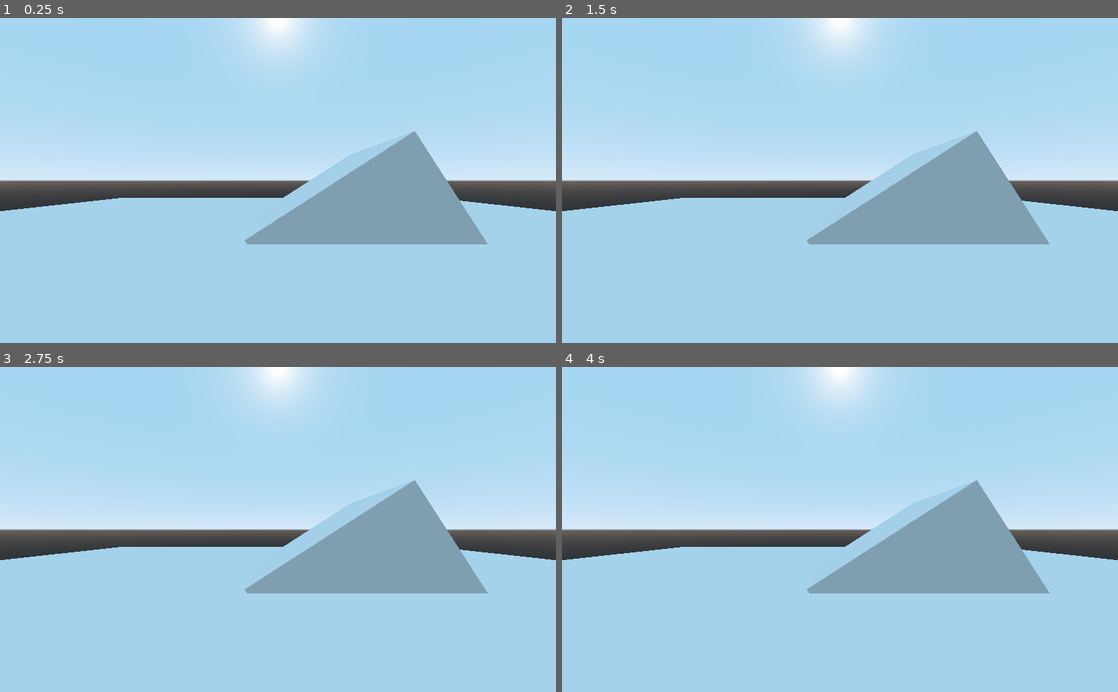
Above: before the commit, frames 1-4 (two rows, left to right).
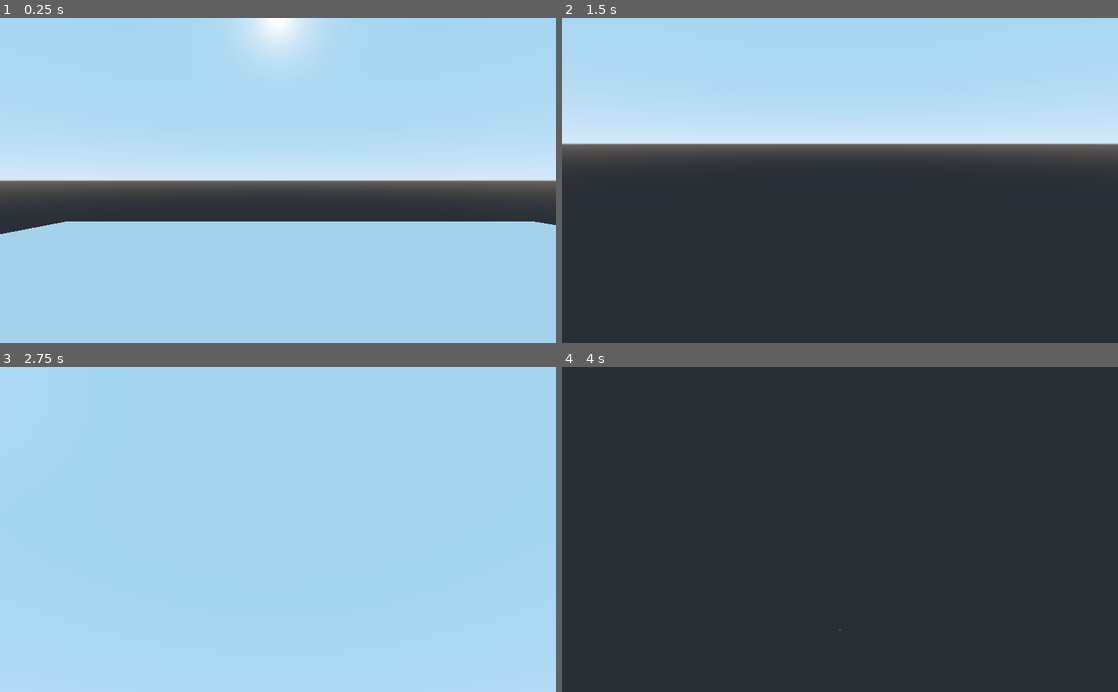
Above: after the commit, the same moments.

Repository: caioteixeiraa/comp-grafica-portais
Game: Godot game, scene res://Test3d.tscn
The game is run twice, just before and just after one commit, with the same random seed, the same clock (stepped at 60 frames per second) and the same inputs. Before the commit the project has no main scene; this scene is started directly in both runs.
Inputs (mouse positions are in pixels of both pictures, inside the frame that each line leads up to):
- Up to frame 1 (0.25 s): no input
- Up to frame 2 (1.5 s): tap Enter (resume, bound only after the commit) at 0.5, 0.6, 1.35 s; move the mouse to (962, 164) at 0.52 s; hold D (move_right, bound only after the commit) 0.53-1.28 s; move the mouse to (728, 196) at 1.27 s; hold S (move_backward, bound only after the commit) from 1.28 s (still down)
- Up to frame 3 (2.75 s): tap R (restart, bound only after the commit) at 2 s; move the mouse to (333, 458) at 2.02 s; release S (move_backward, bound only after the commit) at 2.03 s; hold D (move_right, bound only after the commit) from 2.03 s (still down); tap Enter (resume, bound only after the commit) at 2.1 s
- Up to frame 4 (4 s): tap R (restart, bound only after the commit) at 2.75 s; move the mouse to (812, 594) at 2.77 s; release D (move_right, bound only after the commit) at 2.78 s; hold W (move_forward, bound only after the commit) 2.78-3.53 s; tap Enter (resume, bound only after the commit) at 2.85, 3.6 s; move the mouse to (1006, 578) at 3.52 s; hold A (move_left, bound only after the commit) from 3.53 s (still down)

The runs differ from the first frame. In frame 1, 13% of the frame differs, in the area x 0-100%, y 34-70%; in frame 2, 63%; in frame 3, 21%; in frame 4, 98%, in the area x 0-100%, y 0-100%.

Commit message:
Add player movement script. It falls through the floor for some reason

Diff:
--- /dev/null
+++ b/Portal3/PlayerBody.gd
@@ -0,0 +1,128 @@
+extends KinematicBody
+
+# Camera control variables
+var camera_angle = 0
+var mouse_sensitivity = 0.3
+
+# Player movement variables
+var velocity = Vector3()
+var direction = Vector3()
+
+
+# flying vars
+const FLY_MAX_SPEED = 40
+const FLY_ACCEL = 4
+
+# walking vars
+var gravity = -9.8 * 3
+const MAX_SPEED = 20
+const MAX_RUNNING_SPEED = 30
+const ACCEL = 2
+const DEACCEL = 6
+
+# jumping
+const JUMP_VERTICAL_SPEED = 10
+
+
+# Called when the node enters the scene tree for the first time.
+func _ready():
+	pass # Replace with function body.
+
+func _physics_process(delta):
+	walk(delta)
+
+
+func walk(delta):
+	# reset player's direction
+	direction = Vector3()
+
+	# get the rotation of the camera
+	var aim = $PlayerHead/Camera.get_camera_transform().basis
+
+	# check input then change direction
+	if Input.is_action_pressed("move_forward"):
+		direction -= aim.z
+	if Input.is_action_pressed("move_backward"):
+		direction += aim.z
+	if Input.is_action_pressed("move_left"):
+		direction -= aim.x
+	if Input.is_action_pressed("move_right"):
+		direction += aim.x
+
+	direction = direction.normalized()
+
+	velocity.y += gravity * delta
+	var temp_velocity = velocity
+	temp_velocity.y = 0
+
+	var speed
+	if (Input.is_action_pressed("run")):
+		speed = MAX_RUNNING_SPEED
+	else:
+		speed = MAX_SPEED
+
+	# where to go when at max speed
+	var target = direction * speed
+
+	var acceleration
+	if direction.dot(temp_velocity) > 0:
+		acceleration = ACCEL
+	else:
+		acceleration = DEACCEL
+
+	# calculate a the distance to go in this frame
+	temp_velocity = temp_velocity.linear_interpolate(target, acceleration * delta)
+
+	velocity.x = temp_velocity.x
+	velocity.z = temp_velocity.z
+
+	#move
+	velocity = move_and_slide(velocity, Vector3(0, 1, 0))
+
+
+
+func _input(event):
+	# Camera control input
+	if event is InputEventMouseMotion:
+		$PlayerHead.rotate_y(deg2rad(-event.relative.x * mouse_sensitivity))
+		var change = -event.relative.y * mouse_sensitivity
+		var new_camera_angle = change + camera_angle
+		if (new_camera_angle < 90 and new_camera_angle > -90):
+			$PlayerHead/Camera.rotate_x(deg2rad(change))
+			camera_angle += change
+		else:
+			if (new_camera_angle > 90):
+				$PlayerHead/Camera.rotate_x(deg2rad(90 - camera_angle))
+				camera_angle = 90
+			if (new_camera_angle < -90):
+				$PlayerHead/Camera.rotate_x(deg2rad(-90 - camera_angle))
+				camera_angle = -90
+
+
+func fly(delta):
+	# reset player's direction
+	direction = Vector3()
+
+	# get the rotation of the camera
+	var aim = $PlayerHead/Camera.get_camera_transform().basis
+
+	# check input then change direction
+	if Input.is_action_pressed("move_forward"):
+		direction -= aim.z
+	if Input.is_action_pressed("move_backward"):
+		direction += aim.z
+	if Input.is_action_pressed("move_left"):
+		direction -= aim.x
+	if Input.is_action_pressed("move_right"):
+		direction += aim.x
+
+	direction = direction.normalized()
+
+	# where player would go if he is at max speed
+	var target = direction * FLY_MAX_SPEED
+
+	# calculate the speed to run on this frame
+	velocity = velocity.linear_interpolate(target, FLY_ACCEL * delta)
+
+	# move
+	move_and_slide(velocity)
--- /dev/null
+++ b/Portal3/Root.gd
@@ -0,0 +1,28 @@
+extends Spatial
+
+
+# Declare member variables here. Examples:
+# var a = 2
+# var b = "text"
+
+
+# Called when the node enters the scene tree for the first time.
+func _ready():
+	Input.set_mouse_mode(Input.MOUSE_MODE_CAPTURED)
+	pass # Replace with function body.
+
+func _process(delta):
+	if(Input.is_action_just_pressed("restart")):
+		get_tree().reload_current_scene()
+	if (Input.get_mouse_mode() == Input.MOUSE_MODE_CAPTURED):
+		if (Input.is_action_just_pressed("ui_cancel")):
+			Input.set_mouse_mode(Input.MOUSE_MODE_VISIBLE)
+	else:
+		if (Input.is_action_just_pressed("ui_cancel")):
+			get_tree().quit()
+		if (Input.is_action_just_pressed("resume")):
+			Input.set_mouse_mode(Input.MOUSE_MODE_CAPTURED)
+
+# Called every frame. 'delta' is the elapsed time since the previous frame.
+#func _process(delta):
+#	pass
--- a/Portal3/Test3d.tscn
+++ b/Portal3/Test3d.tscn
@@ -1,20 +1,38 @@
-[gd_scene load_steps=3 format=2]
+[gd_scene load_steps=6 format=2]
 
-[sub_resource type="PlaneMesh" id=1]
+[ext_resource path="res://Root.gd" type="Script" id=1]
+[ext_resource path="res://PlayerBody.gd" type="Script" id=2]
 
 [sub_resource type="CubeMesh" id=2]
 
+[sub_resource type="CubeMesh" id=4]
+
+[sub_resource type="CapsuleShape" id=3]
+
 [node name="Root" type="Spatial"]
+script = ExtResource( 1 )
 
-[node name="Camera" type="Camera" parent="."]
-transform = Transform( 1, 0, 0, 0, 1, 0, 0, 0, 1, 0, 0.629497, 1.97562 )
-
-[node name="Plane" type="MeshInstance" parent="."]
-transform = Transform( 5.68321, 0, 0, 0, 1, 0, 0, 0, 4.74277, 0, 0, -1.69905 )
-mesh = SubResource( 1 )
-material/0 = null
-
-[node name="MeshInstance" type="MeshInstance" parent="."]
+[node name="Cube" type="MeshInstance" parent="."]
 transform = Transform( 0.840897, -0.541195, 0, 0.541195, 0.840897, 0, 0, 0, 1, 1.05184, -0.26291, -1.31809 )
 mesh = SubResource( 2 )
 material/0 = null
+
+[node name="Floor" type="MeshInstance" parent="."]
+transform = Transform( 32, 0, 0, 0, 1, 0, 0, 0, 32, 0, -1, 0 )
+mesh = SubResource( 4 )
+material/0 = null
+
+[node name="PlayerBody" type="KinematicBody" parent="."]
+transform = Transform( 1, 0, 0, 0, 1, 0, 0, 0, 1, -3, 4, 0 )
+script = ExtResource( 2 )
+
+[node name="PlayerCollisionShape" type="CollisionShape" parent="PlayerBody"]
+transform = Transform( 1, 0, 0, 0, -1.62921e-07, -2, 0, 1, -3.25841e-07, 0, 0, 0 )
+shape = SubResource( 3 )
+
+[node name="PlayerHead" type="Spatial" parent="PlayerBody"]
+transform = Transform( 1, 0, 0, 0, 1, 0, 0, 0, 1, 0, 2.6, 0 )
+
+[node name="Camera" type="Camera" parent="PlayerBody/PlayerHead"]
+transform = Transform( 1, 0, 0, 0, 1, 0, 0, 0, 1, 0.0117133, 0, -0.0556727 )
+far = 200.0
--- a/Portal3/project.godot
+++ b/Portal3/project.godot
@@ -16,33 +16,50 @@
 [application]
 
 config/name="Portal3"
+run/main_scene="res://Test3d.tscn"
 config/icon="res://icon.png"
 
 [input]
 
 move_left={
 "deadzone": 0.5,
-"events": [  ]
+"events": [ Object(InputEventKey,"resource_local_to_scene":false,"resource_name":"","device":0,"alt":false,"shift":false,"control":false,"meta":false,"command":false,"pressed":false,"scancode":65,"unicode":0,"echo":false,"script":null)
+ ]
 }
 move_forward={
 "deadzone": 0.5,
-"events": [  ]
+"events": [ Object(InputEventKey,"resource_local_to_scene":false,"resource_name":"","device":0,"alt":false,"shift":false,"control":false,"meta":false,"command":false,"pressed":false,"scancode":87,"unicode":0,"echo":false,"script":null)
+ ]
 }
 move_right={
 "deadzone": 0.5,
-"events": [  ]
+"events": [ Object(InputEventKey,"resource_local_to_scene":false,"resource_name":"","device":0,"alt":false,"shift":false,"control":false,"meta":false,"command":false,"pressed":false,"scancode":68,"unicode":0,"echo":false,"script":null)
+ ]
 }
-move_back={
+move_backward={
 "deadzone": 0.5,
-"events": [  ]
+"events": [ Object(InputEventKey,"resource_local_to_scene":false,"resource_name":"","device":0,"alt":false,"shift":false,"control":false,"meta":false,"command":false,"pressed":false,"scancode":83,"unicode":0,"echo":false,"script":null)
+ ]
 }
 jump={
 "deadzone": 0.5,
-"events": [  ]
+"events": [ Object(InputEventKey,"resource_local_to_scene":false,"resource_name":"","device":0,"alt":false,"shift":false,"control":false,"meta":false,"command":false,"pressed":false,"scancode":32,"unicode":0,"echo":false,"script":null)
+ ]
 }
 sprint={
 "deadzone": 0.5,
-"events": [  ]
+"events": [ Object(InputEventKey,"resource_local_to_scene":false,"resource_name":"","device":0,"alt":false,"shift":false,"control":false,"meta":false,"command":false,"pressed":false,"scancode":16777237,"unicode":0,"echo":false,"script":null)
+ ]
+}
+restart={
+"deadzone": 0.5,
+"events": [ Object(InputEventKey,"resource_local_to_scene":false,"resource_name":"","device":0,"alt":false,"shift":false,"control":false,"meta":false,"command":false,"pressed":false,"scancode":82,"unicode":0,"echo":false,"script":null)
+ ]
+}
+resume={
+"deadzone": 0.5,
+"events": [ Object(InputEventKey,"resource_local_to_scene":false,"resource_name":"","device":0,"alt":false,"shift":false,"control":false,"meta":false,"command":false,"pressed":false,"scancode":16777221,"unicode":0,"echo":false,"script":null)
+ ]
 }
 
 [rendering]
